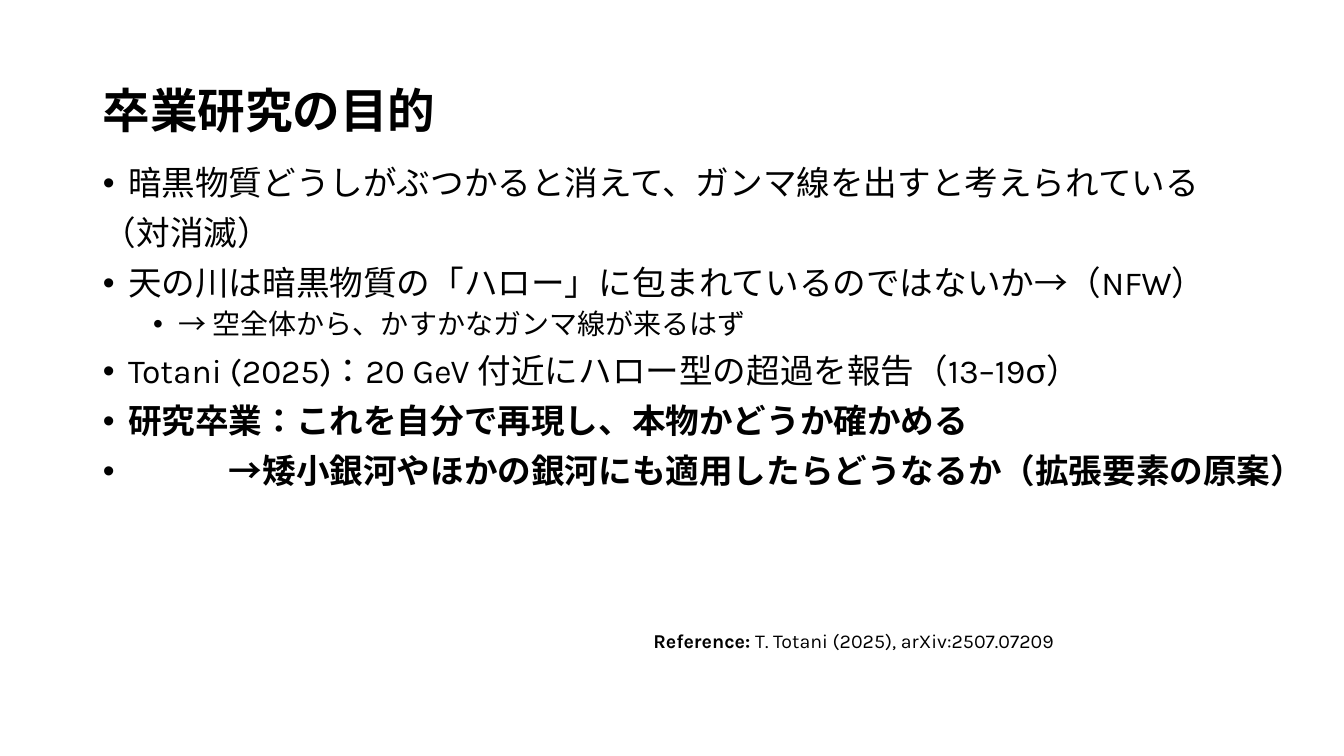
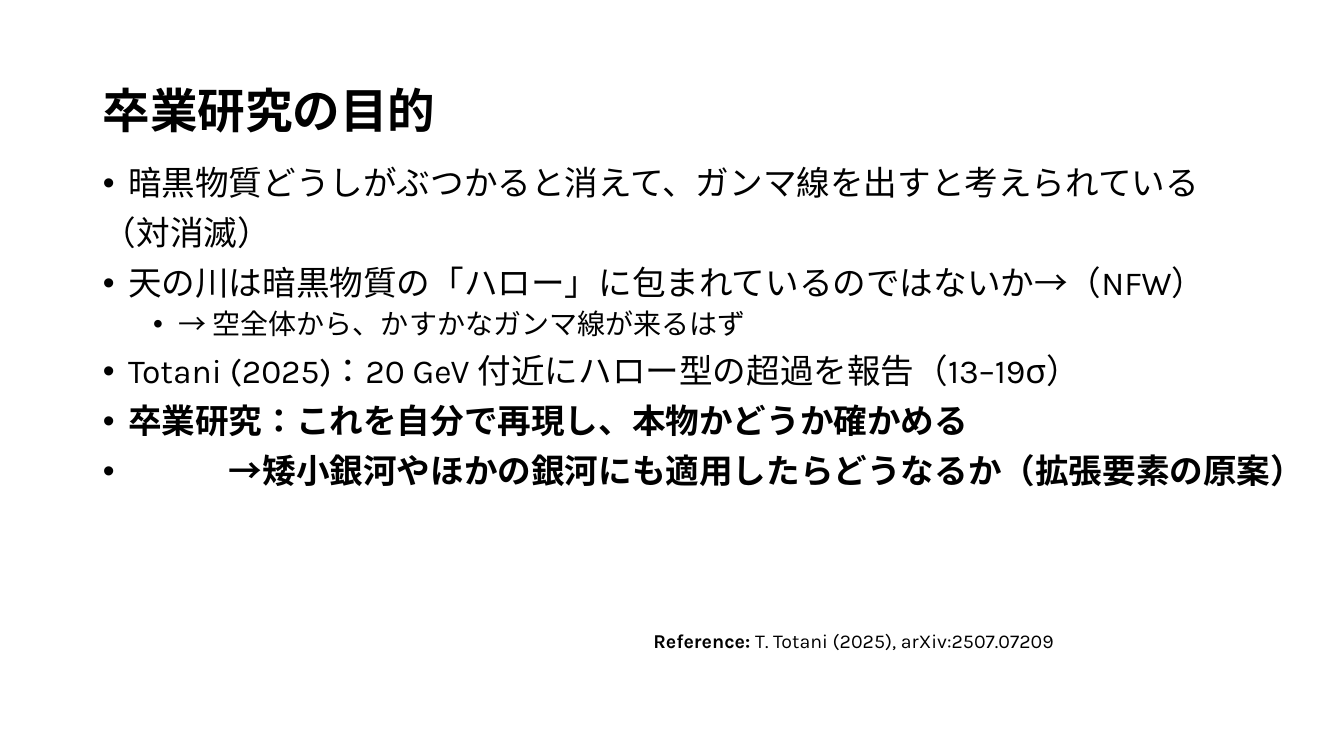
Before and after one commit to Mikann20041029/darkmatter-slides, a slide deck: slide 2 of slides/2026-10-02_研究進捗報告_claude.pptx. Drawn at 1344x756 pixels with LibreOffice and Linux fonts; fonts in the diff are those of the drawing. Boxes give left, top, right and bottom in pixels: in the first picture for what was removed or moved away, otherwise in the second. Text is boxed around its words. In the diff, an @@ line names an element or a change of style, - is before the commit and + after.

```diff
--- a/slides/2026-10-02_研究進捗報告_claude.pptx
+++ b/slides/2026-10-02_研究進捗報告_claude.pptx
@@ text at [128,404,968,436]: text changed @@
-• 研究卒業：これを自分で再現し、本物かどうか確かめる
+• 卒業研究：これを自分で再現し、本物かどうか確かめる
```
Also in this commit, not shown: 2 other slides changed, 3 slides added, 3 other files.
